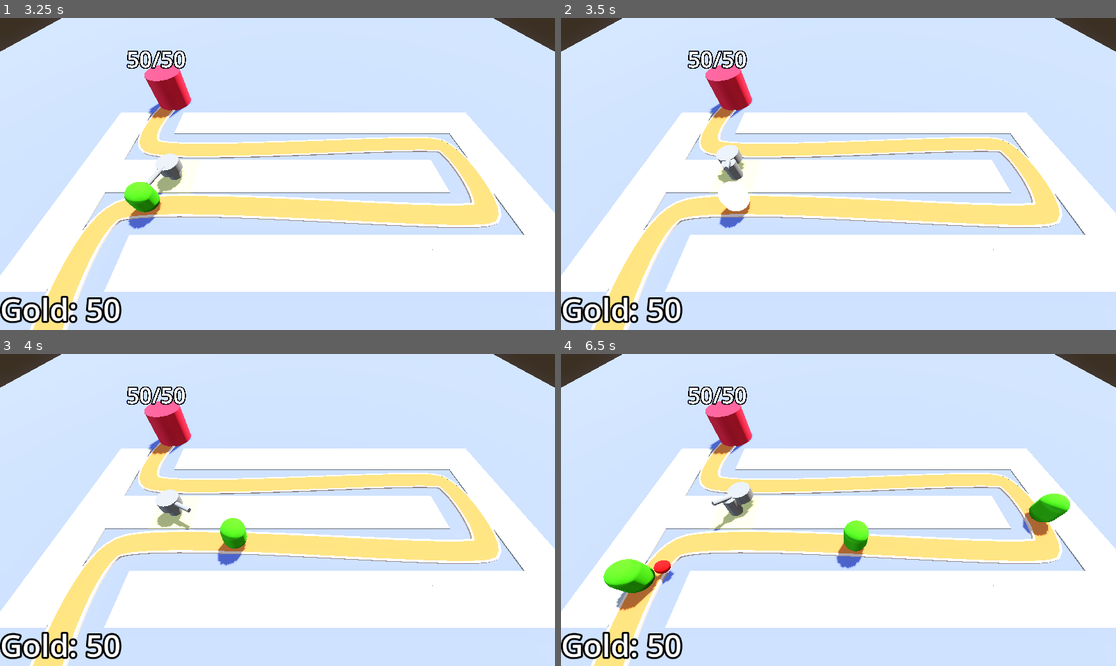
Above: before the commit, frames 1-4 (two rows, left to right).
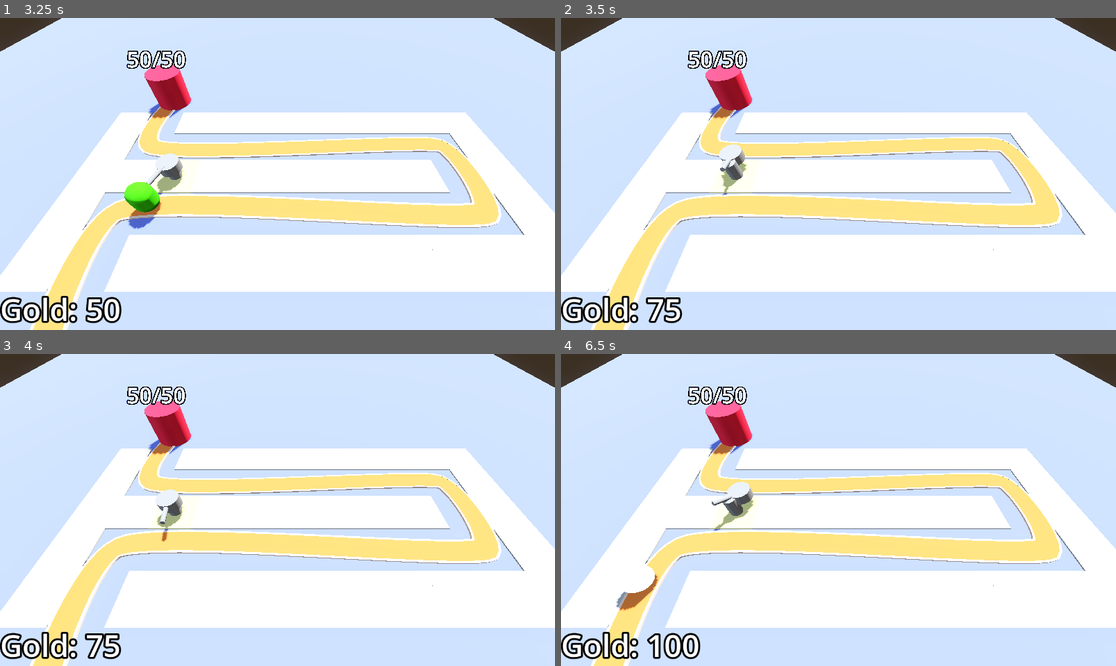
Above: after the commit, the same moments.

Repository: ConnerGordon/barbarian-blaster
Game: Godot game, scene res://levels/baselevel.tscn
Two runs of this game, one before a commit and one after it. Both use one fixed random seed, a clock stepped at 60 frames per second and the inputs below.
Inputs (mouse positions are in pixels of both pictures, inside the frame that each line leads up to):
- Up to frame 1 (3.25 s): tap Enter at 0.5, 2 s; move the mouse to (399, 158) at 0.52 s; click (399, 158) at 0.6 s; tap Space at 1.25 s; move the mouse to (166, 189) at 1.27 s; click (166, 189) at 1.35 s; move the mouse to (333, 105) at 2.02 s; click (333, 105) at 2.1 s; move the mouse to (249, 236) at 2.77 s; click (249, 236) at 2.85 s
- Up to frame 2 (3.5 s): no input
- Up to frame 3 (4 s): move the mouse to (444, 556) at 3.52 s; click (444, 556) at 3.6 s
- Up to frame 4 (6.5 s): move the mouse to (672, 463) at 4.27 s; click (672, 463) at 4.35 s; move the mouse to (866, 510) at 5.02 s; click (866, 510) at 5.1 s; move the mouse to (755, 432) at 5.77 s; click (755, 432) at 5.85 s

Frame 1 is identical in both runs. In frame 2, 1.0% of the frame differs, in the area x 15-35%, y 40-98%; in frame 3, 1.1%; in frame 4, 2.7%, in the area x 7-92%, y 44-98%.

Commit message:
diff curves

Diff:
--- a/difficultymanager/difficultymanager.tscn
+++ b/difficultymanager/difficultymanager.tscn
@@ -12,12 +12,12 @@
 _data = [Vector2(0, 10), 0.0, 140.0, 0, 1, Vector2(1, 150), 140.0, 0.0, 1, 0]
 point_count = 2
 
-[node name="difficultymanager" type="Node"]
+[node name="difficultymanager" type="Node" unique_id=1467014969]
 script = ExtResource("1_ptvyp")
 spawn_time_curve = SubResource("Curve_ptvyp")
 health_time_curve = SubResource("Curve_en8yo")
 
-[node name="Timer" type="Timer" parent="."]
+[node name="Timer" type="Timer" parent="." unique_id=2146725886]
 wait_time = 30.0
 one_shot = true
 autostart = true
--- a/levels/path_3d.gd
+++ b/levels/path_3d.gd
@@ -17,7 +17,9 @@
 func spawn_enemy() ->void:
 
 	var gen = enem.instantiate()
+	gen.maxhel = diff_man.get_health()
 	add_child(gen)
+
 	timer.wait_time = diff_man.get_spawn_time()
 
 
--- a/projectiles/projectile.gd
+++ b/projectiles/projectile.gd
@@ -2,7 +2,7 @@
 
 @export var direction := Vector3.FORWARD
 
-@export var speed := 30.0
+@export var speed := 60.0
 # Called when the node enters the scene tree for the first time.
 func _ready() -> void:
 	pass # Replace with function body.
Not shown: 1 places in difficultymanager/difficultymanager.tscn that only renumber resources
Not shown: 1 places in meshlibraries/spacelibrary.tres that only renumber resources
